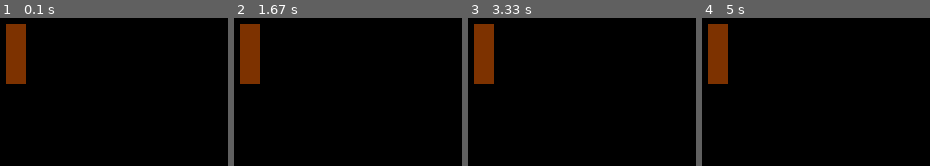
Above: before the commit, frames 1-4 (left to right).
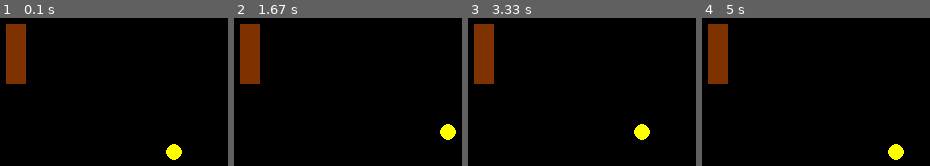
Above: after the commit, the same moments.

Repository: Benricheson101/CS370-Bravo
Game: pygame game, started from kroz_test.py
Same seed, same stepped clock (60 frames per second), same inputs: the game is played once before the commit and once after it.
Inputs:
- Up to frame 1 (0.1 s): no input
- Up to frame 2 (1.67 s): hold Right 0.33-0.8 s; hold Up 0.83-1.13 s; hold Right 1.17-1.63 s
- Up to frame 3 (3.33 s): hold Left 1.67-2.2 s; hold Down 2.23-2.53 s; hold Left 2.57-2.97 s; hold Up from 3 s (still down)
- Up to frame 4 (5 s): release Up at 3.37 s; hold Right 3.4-4.03 s; hold Down 4.07-4.43 s; hold Left 4.47-4.93 s; hold Right from 4.97 s (still down)

The runs differ from the first frame. In frame 1, 0.6% of the frame differs, in the area x 72-80%, y 85-96%; in frame 2, 0.6%; in frame 3, 0.6%; in frame 4, 0.6%.

Commit message:
- kroz_test.py: Player is now a Rect object with a square bounding box, though the drawn circle is not centered...

Diff:
--- a/kroz_test.py
+++ b/kroz_test.py
@@ -47,27 +47,24 @@
 # this class will also need a score and message hint attributes
 class Object:
     def __init__(self, position, size, color):
-
+        self.rect = pygame.Rect(position[0], position[1], size[0], size[1])
         self.color = color
-        print(f"size received: {size}, type: {type(size)}")
-        self.rect = pygame.Rect(position[0], position[1], size[0], size[1])
-
 
     def draw(self, screen):
         pass # because it will be overwritten by children classes
 
 class Player(Object):
-    def __init__(self, position, size, color):
-        super().__init__(position, size, color)
-        # self.rect = pygame.Rect(position[0], position[1], size[0], size[1])
+    def __init__(self, position, radius, color):
+        super().__init__(position, (radius * 2, radius * 2), color) # The bounding box is radius * 2
+        self.radius = radius
 
     def draw(self, screen):
-            return pygame.draw.circle(screen, self.color, self.position, self.size)
+            return pygame.draw.circle(screen, self.color, self.rect.center, self.radius)
+            # draw.circle expects center coordinate
 
 class Wall(Object):
     def __init__(self, position, size, color):
         super().__init__(position, size, color)
-        self.rect = pygame.Rect(position[0], position[1], size[0], size[1])
 
     def draw(self, screen):
         return pygame.draw.rect(screen, self.color, self.rect)
@@ -84,7 +81,6 @@
 
 # class Whip(Object):
 
-# player = Player(game_state["player_position"], game_state["player_size"], game_state["player_color"])
 
 
 wall_position = [screen_width // 4, screen_height // 4]
@@ -93,7 +89,6 @@
 
 wall_1 = Wall(wall_position, wall_size, wall_color)
 
-wall_2 = Wall(wall_position, wall_size, wall_color)
 
 
 
@@ -117,9 +112,12 @@
                 game_state["player_position"][0] -= player_step
             elif event.key == pygame.K_RIGHT and game_state["player_position"][0] - player_step <= screen_width:
                 game_state["player_position"][0] += player_step
-    # collide = wall_2.rect.colliderect(wall_1.rect)
-    # if collide:
-    #     print("Collision!")
+
+    player = Player(game_state["player_position"], game_state["player_size"], game_state["player_color"])
+
+    collide = player.rect.colliderect(wall_1.rect)
+    if collide:
+        print("Collision!")
 
 
 
@@ -129,12 +127,10 @@
     screen.fill(BLACK)
 
     # Draw Player
-    # player.draw(screen)
+    player.draw(screen)
 
     # Draw Wall
     wall_1.draw(screen)
 
-    wall_2.draw(screen)
-
     # Update the display
     pygame.display.flip()
